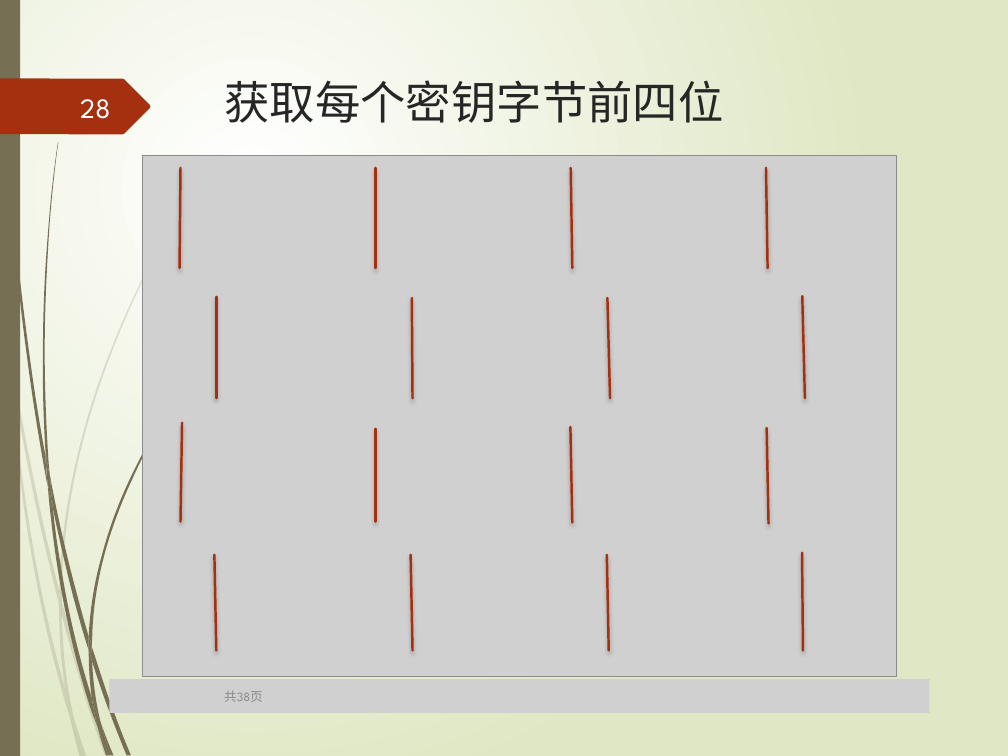
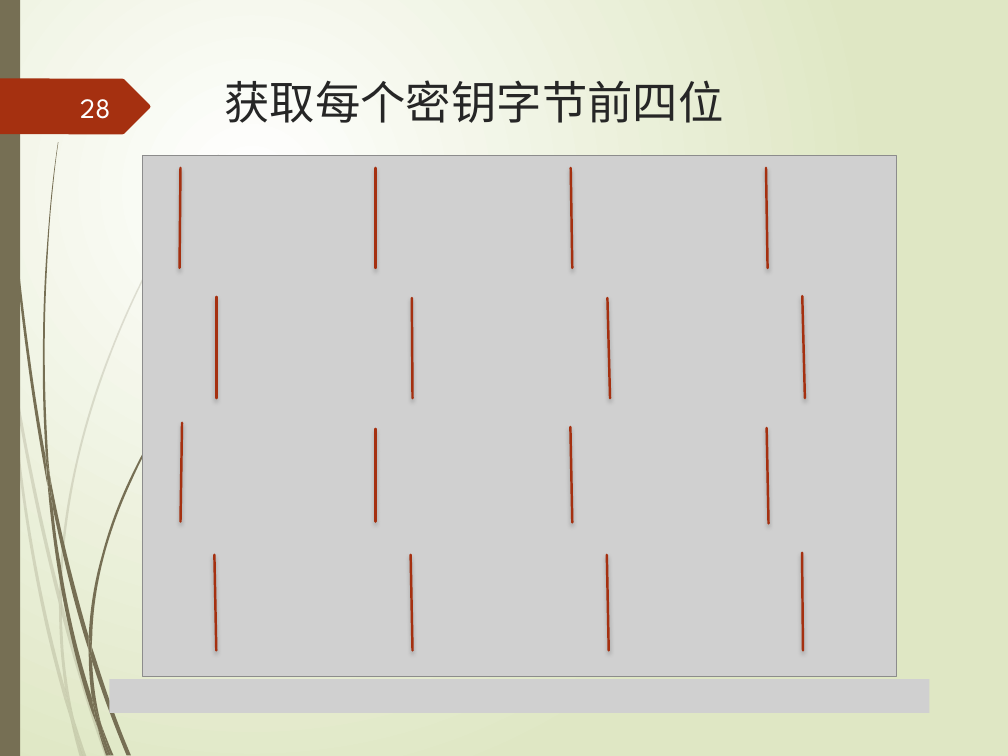
Before and after one commit to leborn0101/graduation, a slide deck: slide 28 of 毕业答辩终板.pptx. Drawn at 1008x756 pixels with LibreOffice and Linux fonts; fonts in the diff are those of the drawing; grey boxes stand for pictures. Boxes give left, top, right and bottom in pixels: in the first picture for what was removed or moved away, otherwise in the second. Text is boxed around its words. In the diff, an @@ line names an element or a change of style, - is before the commit and + after.

```diff
--- a/毕业答辩终板.pptx
+++ b/毕业答辩终板.pptx
@@ text removed at [224, 691, 263, 702] @@
-共38页
```
Also in this commit, not shown: 1 other slide changed, 4 slides added, 4 slides removed, 3 other files.
